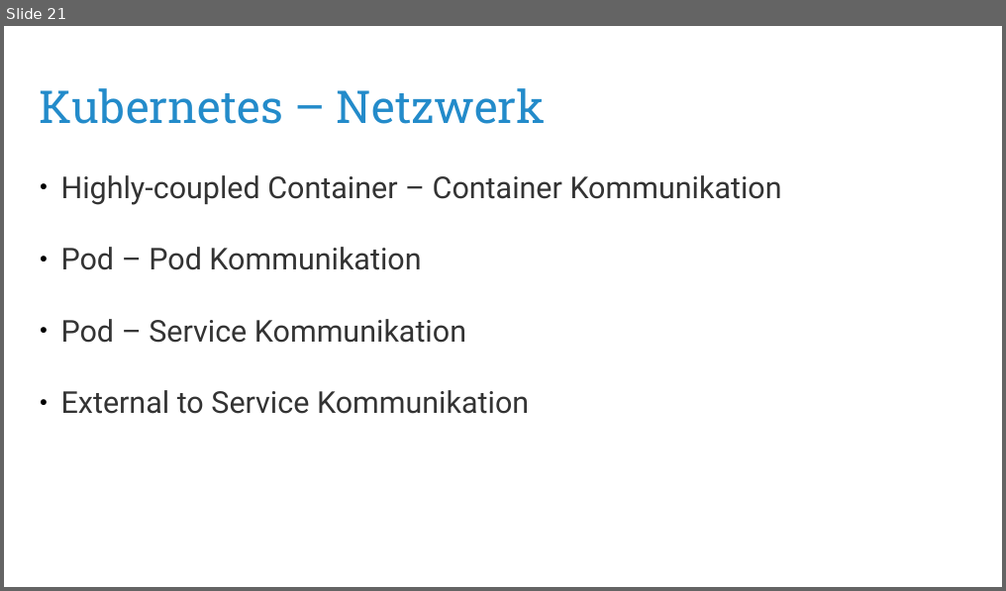
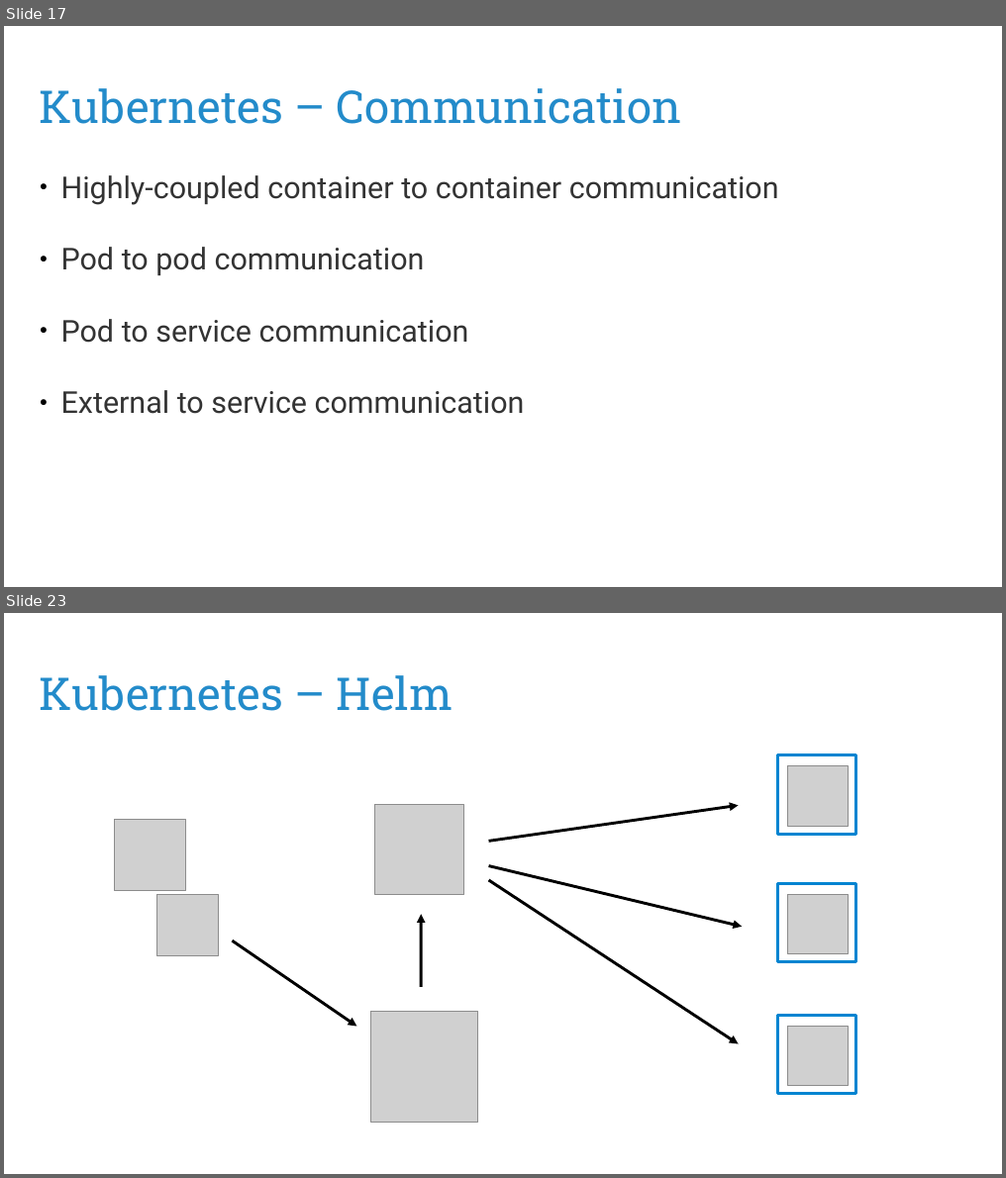
Before and after one commit to puzzle/kubernetes-techlab, a slide deck: presentation/kubernetes-workshop.odp. Shown one above the other, each under a label of ours: slide 21 before the commit, slides 17 and 23 after it; the slides between them are not shown. The pictures are 1006x591 and 1006x1178 pixels, drawn with LibreOffice and Linux fonts; fonts in the diff are those of the drawing; grey boxes stand for pictures. Boxes give left, top, right and bottom in pixels: in the first picture for what was removed or moved away, otherwise in the second. Text is boxed around its words. In the diff, an @@ line names an element or a change of style, - is before the commit and + after.

```diff
--- a/presentation/kubernetes-workshop.odp
+++ b/presentation/kubernetes-workshop.odp
@@ slide 23 added at <box>4,613,1002,1174</box>, background #FFFFFF @@
@@ title added at <box>40,675,452,711</box>, 36 pt, text #238BCA @@
+Kubernetes – Helm
@@ rectangle added at <box>777,756,856,834</box>, outline #0084D1 2.3 pt @@
@@ picture added at <box>788,766,848,826</box> @@
@@ picture added at <box>114,820,185,891</box> @@
@@ picture added at <box>374,805,463,894</box> @@
@@ arrow added from (488, 842) to (739, 806), #000000 2.3 pt @@
@@ arrow added from (488, 866) to (742, 926), #000000 2.3 pt @@
@@ picture added at <box>157,894,219,957</box> @@
@@ arrow added from (488, 880) to (739, 1044), #000000 2.3 pt @@
@@ rectangle added at <box>777,883,856,962</box>, outline #0084D1 2.3 pt @@
@@ picture added at <box>788,894,848,955</box> @@
@@ arrow added from (422, 987) to (422, 915), #000000 2.3 pt @@
@@ arrow added from (233, 941) to (357, 1027), #000000 2.3 pt @@
@@ picture added at <box>371,1011,478,1123</box> @@
@@ rectangle added at <box>777,1016,856,1095</box>, outline #0084D1 2.3 pt @@
@@ picture added at <box>788,1027,848,1086</box> @@
@@ what was slide 21 is now slide 17 @@
@@ slide 17 changed as well @@
@@ title at <box>40,88,682,124</box>: text changed @@
-Kubernetes – Netzwerk
+Kubernetes – Communication
@@ text at <box>61,175,779,414</box>: text changed @@
-● Highly-coupled Container – Container Kommunikation
-● Pod – Pod Kommunikation
-● Pod – Service Kommunikation
-● External to Service Kommunikation
+● Highly-coupled container to container communication
+● Pod to pod communication
+● Pod to service communication
+● External to service communication
```
Also in this commit, not shown: 8 other slides changed, 16 other slides added, 21 slides removed, 1 other file.
